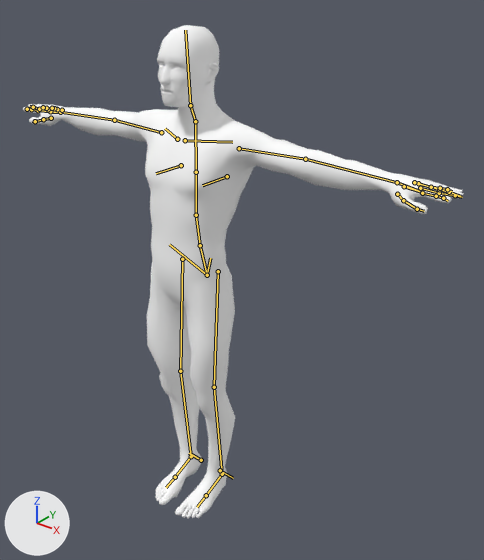
Two versions of the Blender file New Unity Project/Assets/Objects/Human Models/man2.5.blend, one commit apart.
Before and after are seen from a 50 mm camera at (13.6, -14.7, 10.14) aimed at (1.31, 0.67, 0.61). Every picture has the same lights, and +X, +Y and +Z are marked at lower left. The bones that bend it are drawn over the model as lines.
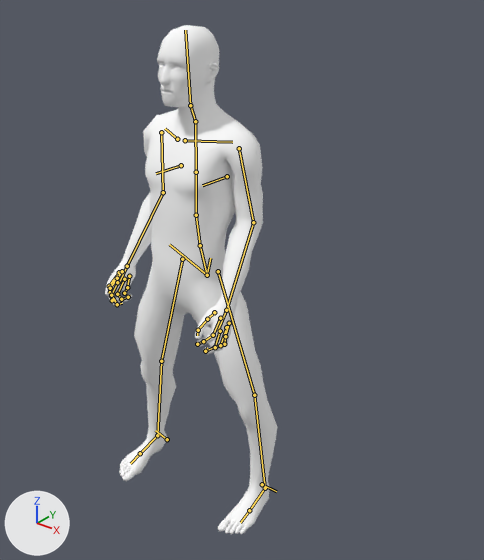
The newer file adds an action. The first version stands in its rest pose; the second is drawn at frame 14 of the action 'SideStep'.

Where the change shows, as pixel boxes (x1, y1, x2, y2) in the pictures (484 x 560 px):
'Mesh.001', posed (61% narrower)
    before: (23, 25, 463, 518)
    after: (105, 25, 278, 534)
bone 'upper_arm.L', root to tip
    before: (239, 148) to (305, 159)
    after: (239, 148) to (253, 222)
bone 'forearm.L', root to tip
    before: (305, 159) to (397, 182)
    after: (253, 222) to (226, 310)
bone 'f_index.01.L', root to tip
    before: (422, 193) to (436, 196)
    after: (213, 335) to (203, 341)
bone 'f_index.03.L', root to tip
    before: (443, 198) to (448, 201)
    after: (197, 344) to (199, 342)
bone 'thumb.02.L', root to tip
    before: (403, 200) to (417, 209)
    after: (207, 319) to (198, 330)
bone 'thumb.03.L', root to tip
    before: (417, 209) to (424, 211)
    after: (198, 330) to (197, 335)
bone 'f_middle.01.L', root to tip
    before: (439, 193) to (455, 195)
    after: (215, 347) to (205, 351)
bone 'f_middle.02.L', root to tip
    before: (455, 195) to (462, 197)
    after: (205, 351) to (207, 348)
bone 'f_ring.01.L', root to tip
    before: (439, 189) to (449, 192)
    after: (220, 345) to (215, 347)
bone 'f_ring.02.L', root to tip
    before: (449, 192) to (460, 196)
    after: (215, 347) to (220, 345)
bone 'f_pinky.02.L', root to tip
    before: (440, 188) to (447, 189)
    after: (224, 344) to (220, 345)
bone 'f_pinky.03.L', root to tip
    before: (447, 189) to (452, 191)
    after: (220, 345) to (223, 344)
bone 'upper_arm.R', root to tip
    before: (161, 132) to (114, 120)
    after: (161, 132) to (163, 192)
bone 'forearm.R', root to tip
    before: (114, 120) to (60, 112)
    after: (163, 192) to (127, 266)
bone 'f_index.01.R', root to tip
    before: (38, 110) to (31, 109)
    after: (109, 286) to (111, 295)
bone 'f_index.03.R', root to tip
    before: (27, 109) to (25, 109)
    after: (112, 300) to (115, 300)
bone 'thumb.02.R', root to tip
    before: (43, 119) to (35, 121)
    after: (117, 278) to (110, 288)
bone 'thumb.03.R', root to tip
    before: (35, 121) to (32, 121)
    after: (110, 288) to (109, 293)
bone 'f_middle.01.R', root to tip
    before: (39, 109) to (33, 107)
    after: (111, 295) to (117, 304)
bone 'f_middle.02.R', root to tip
    before: (33, 107) to (29, 106)
    after: (117, 304) to (122, 303)
bone 'f_ring.01.R', root to tip
    before: (46, 108) to (43, 107)
    after: (117, 294) to (121, 299)
bone 'f_ring.02.R', root to tip
    before: (43, 107) to (39, 108)
    after: (121, 299) to (128, 297)
bone 'f_pinky.02.R', root to tip
    before: (54, 108) to (52, 108)
    after: (124, 293) to (128, 297)
bone 'f_pinky.03.R', root to tip
    before: (52, 108) to (50, 108)
    after: (128, 297) to (130, 296)
bone 'thigh.L', root to tip
    before: (218, 271) to (214, 387)
    after: (218, 271) to (254, 395)
bone 'shin.L', root to tip
    before: (214, 387) to (222, 474)
    after: (254, 395) to (265, 488)
bone 'foot.L', root to tip
    before: (222, 474) to (206, 495)
    after: (265, 488) to (249, 510)
bone 'thigh.R', root to tip
    before: (182, 259) to (180, 371)
    after: (182, 259) to (161, 361)
bone 'shin.R', root to tip
    before: (180, 371) to (191, 456)
    after: (161, 361) to (157, 435)

The edits, one by one:
Bone 'upper_arm.L' (bone_upper_arm_l) turns from (0, 0, 0) to (4, 7, -79) degrees about its own x, y and z.
Bone 'forearm.L' (bone_forearm_l) turns from (0, 0, 0) to (40, -4, -5) degrees about its own x, y and z.
Bone 'f_index.01.L' (bone_f_index_01_l) turns from (0, 0, 0) to (54, 15, 16) degrees about its own x, y and z.
Bone 'f_index.03.L' (bone_f_index_03_l) turns from (0, 0, 0) to (92, 26, 37) degrees about its own x, y and z.
Bone 'thumb.02.L' (bone_thumb_02_l) turns from (0, 0, 0) to (-13, 1, 0) degrees about its own x, y and z.
Bone 'thumb.03.L' (bone_thumb_03_l) turns from (0, 0, 0) to (24, 2, 0) degrees about its own x, y and z.
Bone 'f_middle.01.L' (bone_f_middle_01_l) turns from (0, 0, 0) to (76, 22, 25) degrees about its own x, y and z.
Bone 'f_middle.02.L' (bone_f_middle_02_l) turns from (0, 0, 0) to (92, 21, 26) degrees about its own x, y and z.
Bone 'f_ring.01.L' (bone_f_ring_01_l) turns from (0, 0, 0) to (75, 33, 23) degrees about its own x, y and z.
Bone 'f_ring.02.L' (bone_f_ring_02_l) turns from (0, 0, 0) to (92, 40, 32) degrees about its own x, y and z.
Bone 'f_pinky.02.L' (bone_f_pinky_02_l) turns from (0, 0, 0) to (75, 34, 24) degrees about its own x, y and z.
Bone 'f_pinky.03.L' (bone_f_pinky_03_l) turns from (0, 0, 0) to (90, 42, 23) degrees about its own x, y and z.
Bone 'upper_arm.R' (bone_upper_arm_r) turns from (0, 0, 0) to (-3, -9, 80) degrees about its own x, y and z.
Bone 'forearm.R' (bone_forearm_r) turns from (0, 0, 0) to (40, 4, 5) degrees about its own x, y and z.
Bone 'f_index.01.R' (bone_f_index_01_r) turns from (0, 0, 0) to (54, -15, -16) degrees about its own x, y and z.
Bone 'f_index.03.R' (bone_f_index_03_r) turns from (0, 0, 0) to (92, -26, -37) degrees about its own x, y and z.
Bone 'thumb.02.R' (bone_thumb_02_r) turns from (0, 0, 0) to (-13, -1, 0) degrees about its own x, y and z.
Bone 'thumb.03.R' (bone_thumb_03_r) turns from (0, 0, 0) to (24, -2, 0) degrees about its own x, y and z.
Bone 'f_middle.01.R' (bone_f_middle_01_r) turns from (0, 0, 0) to (76, -22, -25) degrees about its own x, y and z.
Bone 'f_middle.02.R' (bone_f_middle_02_r) turns from (0, 0, 0) to (92, -21, -26) degrees about its own x, y and z.
Bone 'f_ring.01.R' (bone_f_ring_01_r) turns from (0, 0, 0) to (75, -33, -23) degrees about its own x, y and z.
Bone 'f_ring.02.R' (bone_f_ring_02_r) turns from (0, 0, 0) to (92, -40, -32) degrees about its own x, y and z.
Bone 'f_pinky.02.R' (bone_f_pinky_02_r) turns from (0, 0, 0) to (75, -34, -24) degrees about its own x, y and z.
Bone 'f_pinky.03.R' (bone_f_pinky_03_r) turns from (0, 0, 0) to (90, -42, -23) degrees about its own x, y and z.
Bone 'thigh.L' (bone_thigh_l) turns from (0, 0, 0) to (1, 2, -23) degrees about its own x, y and z.
Bone 'shin.L' (bone_shin_l) turns from (0, 0, 0) to (-1, 2, 20) degrees about its own x, y and z.
Bone 'foot.L' (bone_foot_l) turns from (0, 0, 0) to (-2, 0, 0) degrees about its own x, y and z.
Bone 'thigh.R' (bone_thigh_r) turns from (0, 0, 0) to (-1, -1, 12) degrees about its own x, y and z.
Bone 'shin.R' (bone_shin_r) turns from (0, 0, 0) to (1, 0, 0) degrees about its own x, y and z.
